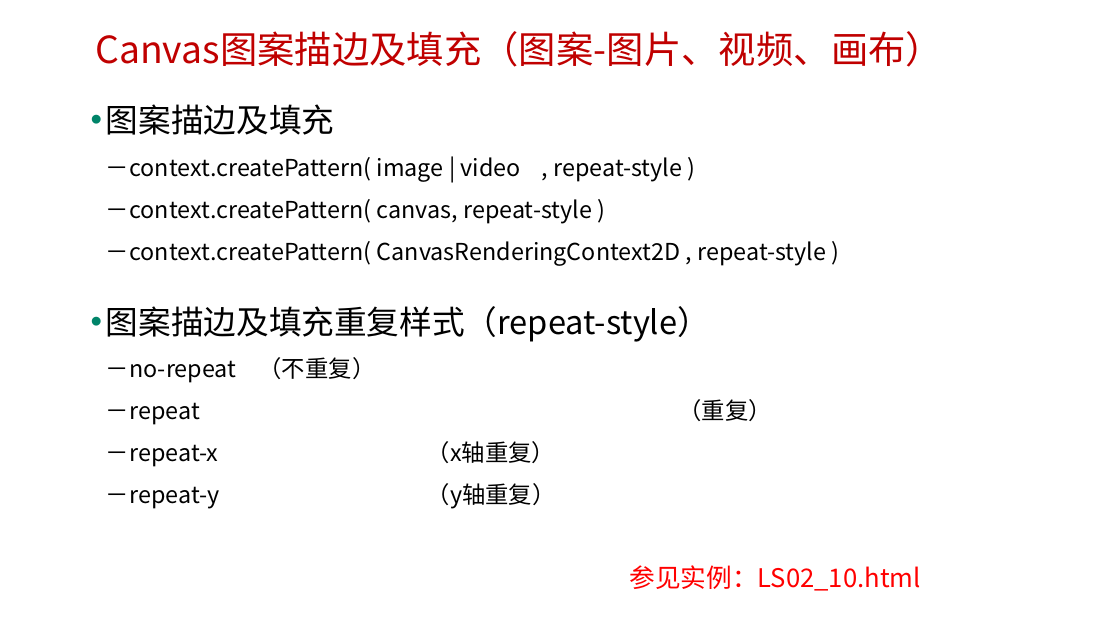
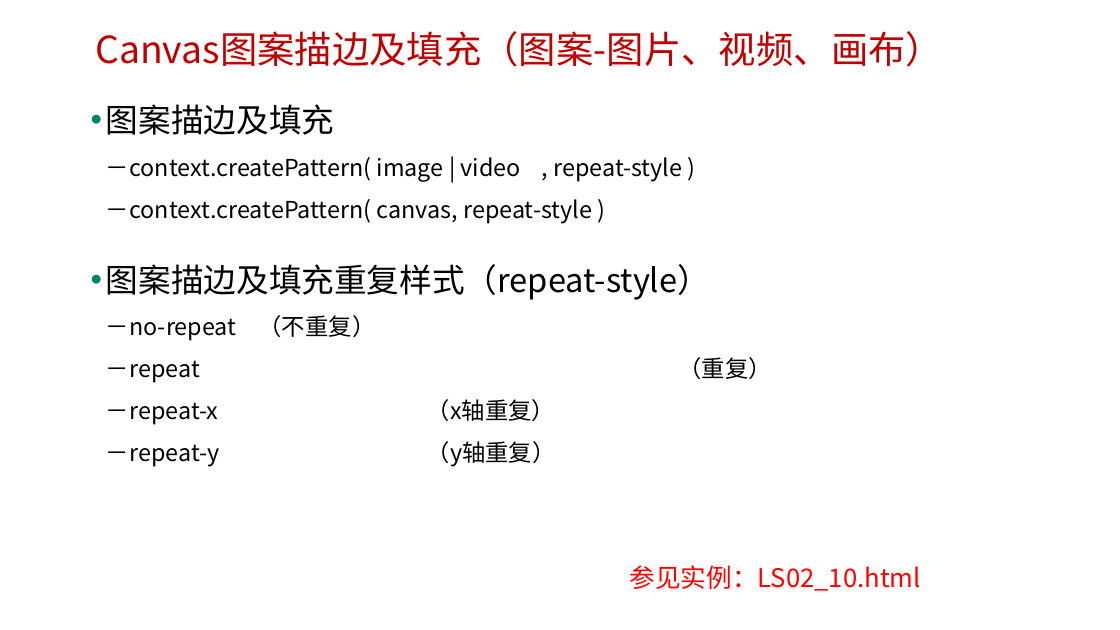
Before and after one commit to onest-qile/H5-Game-Development, a slide deck: slide 24 of 课程PPT/（02）H5 Canvas图形绘制.pptx. Drawn at 1120x630 pixels with LibreOffice and Linux fonts; fonts in the diff are those of the drawing; background and template pictures are left out. Boxes give left, top, right and bottom in pixels: in the first picture for what was removed or moved away, otherwise in the second. Text is boxed around its words. In the diff, an @@ line names an element or a change of style, - is before the commit and + after.

```diff
--- a/课程PPT/（02）H5 Canvas图形绘制.pptx
+++ b/课程PPT/（02）H5 Canvas图形绘制.pptx
@@ text at [106,104,682,224]: text changed @@
-• 图案描边及填充
-  －context.createPattern( image | video , repeat-style )
-  －context.createPattern( canvas, repeat-style )
-  －context.createPattern( CanvasRenderingContext2D , repeat-style )
+• 图案描边及填充
+  －context.createPattern( image | video , repeat-style )
+  －context.createPattern( canvas, repeat-style )
```
Also in this commit, not shown: 7 other slides changed, 11 other files.
